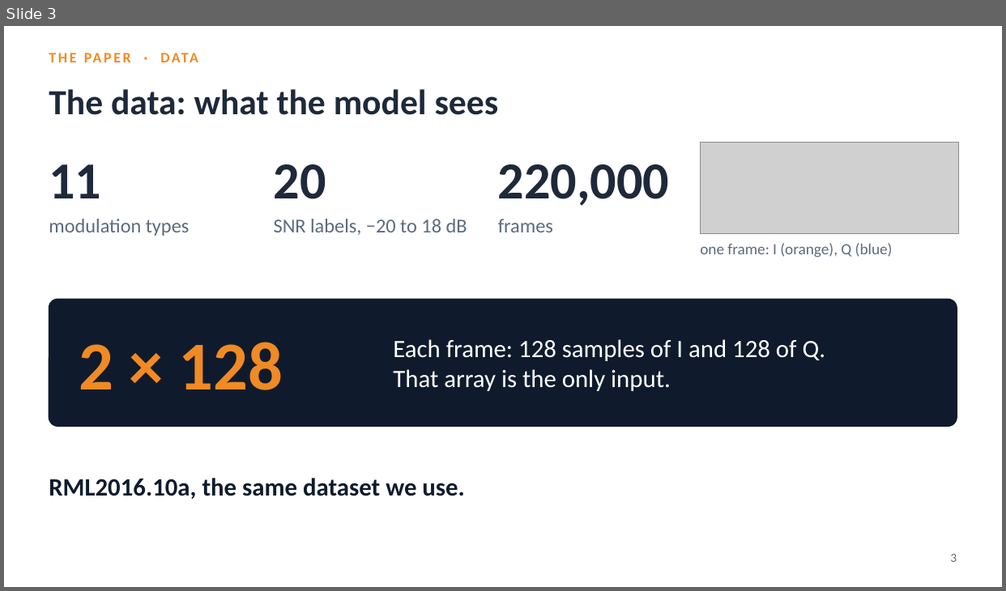
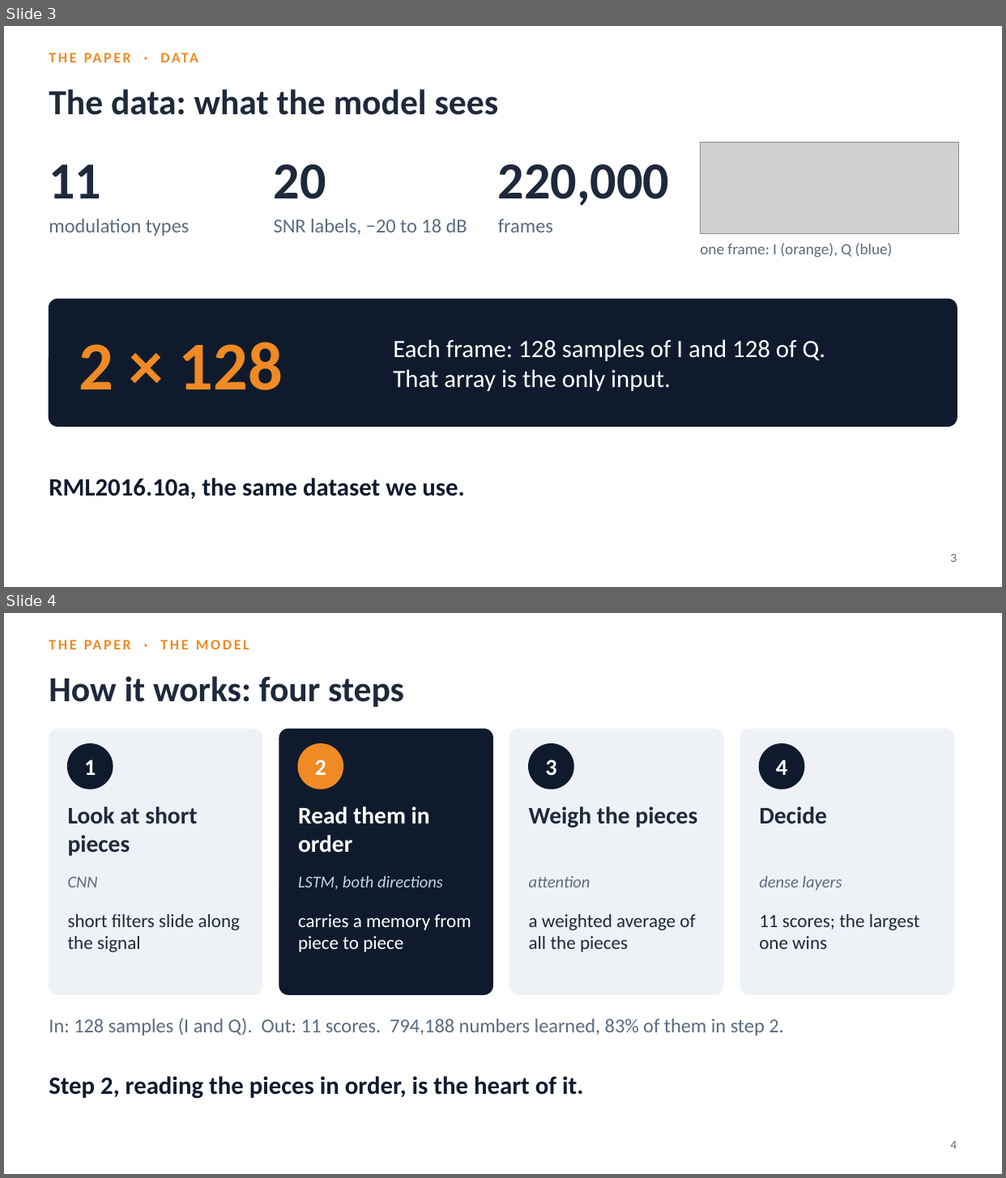
Before and after one commit to YusufBilo78/amc, a slide deck: deck/moshe_paper_icrnna.pptx. Shown one above the other, each under a label of ours: slide 3 before the commit, slides 3 and 4 after it. The pictures are 1006x591 and 1006x1178 pixels, drawn with LibreOffice and Linux fonts; fonts in the diff are those of the drawing; grey boxes stand for pictures. Boxes give left, top, right and bottom in pixels: in the first picture for what was removed or moved away, otherwise in the second. Text is boxed around its words. In the diff, an @@ line names an element or a change of style, - is before the commit and + after.

```diff
--- a/deck/moshe_paper_icrnna.pptx
+++ b/deck/moshe_paper_icrnna.pptx
@@ slide 4 added at [4, 613, 1002, 1174], background #FFFFFF @@
@@ text added at [49, 636, 722, 662], 14 pt, text #F08A24, bold @@
+THE PAPER · THE MODEL
@@ text added at [49, 676, 404, 707], 34 pt, text #1E293B, bold @@
+How it works: four steps
@@ rounded rectangle added at [49, 729, 262, 995], fill #EEF2F6, outline #EEF2F6 1 pt @@
@@ rounded rectangle added at [279, 729, 493, 995], fill #0F1B2D, outline #0F1B2D 1 pt @@
@@ rounded rectangle added at [510, 729, 723, 995], fill #EEF2F6, outline #EEF2F6 1 pt @@
@@ rounded rectangle added at [740, 729, 954, 995], fill #EEF2F6, outline #EEF2F6 1 pt @@
@@ ellipse added at [68, 744, 113, 789], fill #0F1B2D, outline #0F1B2D 1 pt @@
@@ ellipse added at [298, 744, 343, 789], fill #F08A24, outline #F08A24 1 pt @@
@@ ellipse added at [529, 744, 573, 789], fill #0F1B2D, outline #0F1B2D 1 pt @@
@@ ellipse added at [760, 744, 804, 789], fill #0F1B2D, outline #0F1B2D 1 pt @@
@@ text added at [84, 760, 96, 775], 22 pt, text #FFFFFF, bold @@
+1
@@ text added at [315, 760, 326, 775], 22 pt, text #FFFFFF, bold @@
+2
@@ text added at [545, 760, 556, 776], 22 pt, text #FFFFFF, bold @@
+3
@@ text added at [776, 760, 787, 775], 22 pt, text #FFFFFF, bold @@
+4
@@ text added at [68, 807, 197, 856], 23 pt, text #1E293B, bold @@
+Look at short pieces
@@ text added at [298, 807, 430, 853], 23 pt, text #FFFFFF, bold @@
+Read them in order
@@ text added at [529, 807, 697, 828], 23 pt, text #1E293B, bold @@
+Weigh the pieces
@@ text added at [759, 807, 827, 824], 23 pt, text #1E293B, bold @@
+Decide
@@ text added at [68, 877, 98, 888], 16 pt, text #5B6B7F, italic @@
+CNN
@@ text added at [298, 875, 443, 890], 16 pt, text #C9D3E0, italic @@
+LSTM, both directions
@@ text added at [529, 876, 590, 888], 16 pt, text #5B6B7F, italic @@
+attention
@@ text added at [759, 876, 842, 891], 16 pt, text #5B6B7F, italic @@
+dense layers
@@ text added at [68, 914, 240, 952], 18 pt, text #1E293B @@
+short filters slide along the signal
@@ text added at [298, 914, 471, 952], 18 pt, text #FFFFFF @@
+carries a memory from piece to piece
@@ text added at [529, 914, 695, 952], 18 pt, text #1E293B @@
+a weighted average of all the pieces
@@ text added at [759, 914, 920, 949], 18 pt, text #1E293B @@
+11 scores; the largest one wins
@@ text added at [49, 1018, 783, 1036], 19 pt, text #5B6B7F @@
+In: 128 samples (I and Q). Out: 11 scores. 794,188 numbers learned, 83% of them in step 2.
@@ text added at [49, 1076, 583, 1099], 24 pt, text #0F1B2D, bold @@
+Step 2, reading the pieces in order, is the heart of it.
@@ text added at [950, 1141, 957, 1149], 12 pt, text #5B6B7F @@
+4
```
Also in this commit, not shown: 18 slides changed, 5 other slides added, 4 slides removed, 4 other files.
